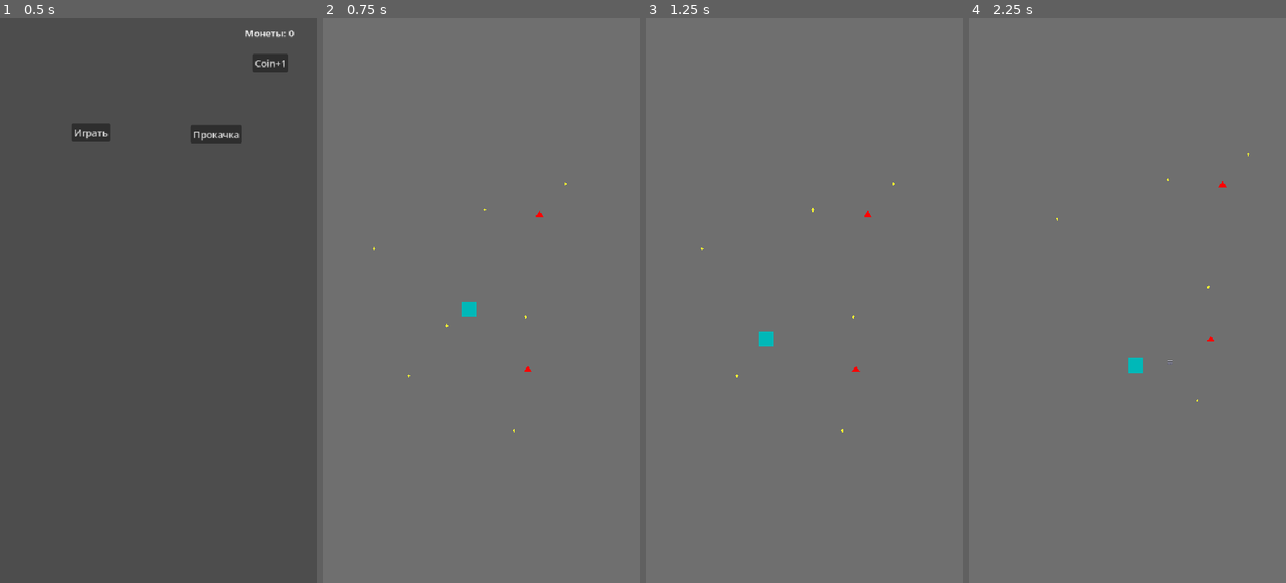
Above: before the commit, frames 1-4 (left to right).
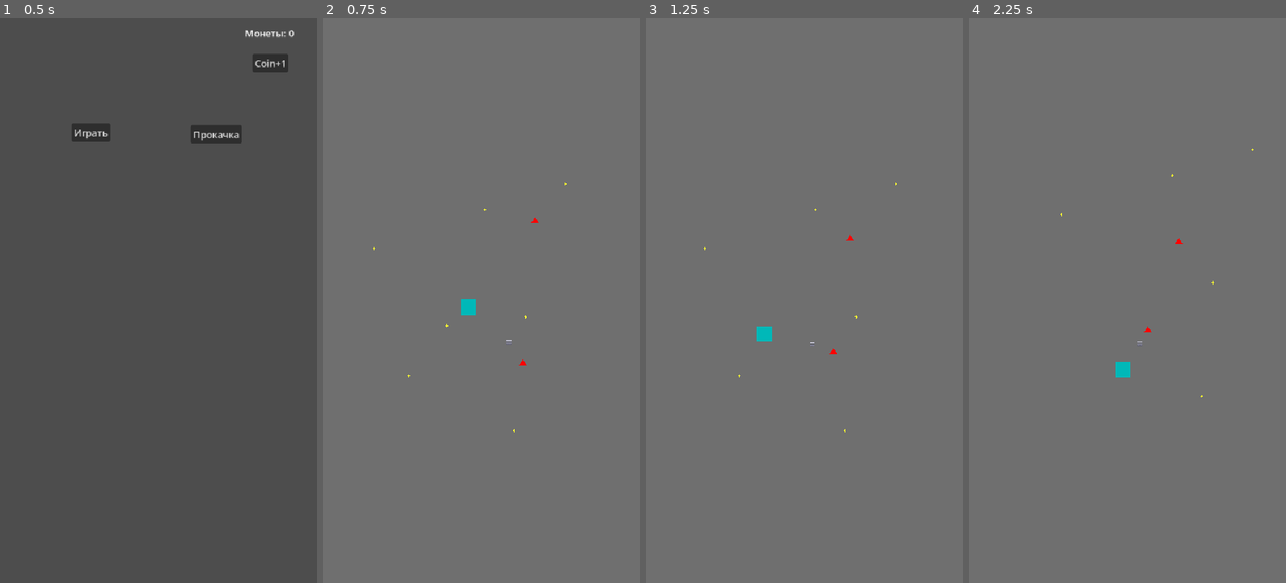
Above: after the commit, the same moments.

Repository: Optimist98/AI-Survivors
Game: Godot game, scene res://Scene/Main_menu.tscn
The game is run twice, just before and just after one commit, with the same random seed, the same clock (stepped at 60 frames per second) and the same inputs.
Inputs (mouse positions are in pixels of both pictures, inside the frame that each line leads up to):
- Up to frame 1 (0.5 s): no input
- Up to frame 2 (0.75 s): click "Играть" at 0.5 s
- Up to frame 3 (1.25 s): no input
- Up to frame 4 (2.25 s): move the mouse to (1197, 272) at 1.27 s; click (1197, 272) at 1.35 s; move the mouse to (1064, 328) at 2.02 s; click (1064, 328) at 2.1 s

Frame 1 is identical in both runs. In frame 2, 0.1% of the frame differs, in the area x 43-70%, y 34-63%; in frame 3, 0.2%; in frame 4, 0.3%, in the area x 27-90%, y 23-68%.

Commit message:
autoshooting

Diff:
--- a/Scene/Enemy.tscn
+++ /dev/null
@@ -1,17 +0,0 @@
-[gd_scene format=3 uid="uid://c2woau2a8dual"]
-
-[sub_resource type="CircleShape2D" id="CircleShape2D_34dev"]
-radius = 6.0
-
-[node name="Enemy" type="CharacterBody2D" unique_id=2094675423]
-position = Vector2(242, 295)
-
-[node name="Polygon2D" type="Polygon2D" parent="." unique_id=71863982]
-position = Vector2(0, -1.14441e-05)
-color = Color(1, 0, 0, 1)
-polygon = PackedVector2Array(0, -7, -7, 3, 0, 3, 7, 3)
-
-[node name="CollisionShape2D" type="CollisionShape2D" parent="." unique_id=759735850]
-shape = SubResource("CircleShape2D_34dev")
-
-[node name="Hitbox" type="Area2D" parent="." unique_id=1921591635]
--- a/Scene/Level1.tscn
+++ b/Scene/Level1.tscn
@@ -1,11 +1,9 @@
 [gd_scene format=3 uid="uid://c72dkdp6eqh43"]
 
 [ext_resource type="PackedScene" uid="uid://t54hvm2v42yj" path="res://Scene/Player.tscn" id="1_lmyl5"]
-[ext_resource type="Script" uid="uid://crf6wjlf1hghs" path="res://Scripts/Player.gd" id="2_mlbie"]
 [ext_resource type="PackedScene" uid="uid://bc3nno6demh3p" path="res://Scene/bullet.tscn" id="3_s3sxq"]
 [ext_resource type="PackedScene" uid="uid://m320mada21do" path="res://Scene/gem.tscn" id="4_5py54"]
-[ext_resource type="PackedScene" uid="uid://c2woau2a8dual" path="res://Scene/Enemy.tscn" id="5_1bjei"]
-[ext_resource type="Script" uid="uid://bh7ayw0m85821" path="res://Scripts/Enemy.gd" id="6_5g1s2"]
+[ext_resource type="PackedScene" uid="uid://c2woau2a8dual" path="res://enemies/Enemy.tscn" id="5_1bjei"]
 
 [sub_resource type="RectangleShape2D" id="RectangleShape2D_ilfgn"]
 size = Vector2(3000, 20)
@@ -24,7 +22,6 @@
 color = Color(0.435294, 0.435294, 0.435294, 1)
 
 [node name="Player" parent="." unique_id=106796341 groups=["player"] instance=ExtResource("1_lmyl5")]
-script = ExtResource("2_mlbie")
 bullet_scene = ExtResource("3_s3sxq")
 
 [node name="Camera2D" type="Camera2D" parent="Player" unique_id=78179809]
@@ -53,13 +50,11 @@
 [node name="Gem3" parent="." unique_id=650788895 instance=ExtResource("4_5py54")]
 position = Vector2(1317, 1412)
 
-[node name="Enemy" parent="." unique_id=1289450568 groups=["enemies"] instance=ExtResource("5_1bjei")]
+[node name="Enemy" parent="." unique_id=1289450568 groups=["enemy"] instance=ExtResource("5_1bjei")]
 position = Vector2(1599, 1355)
-script = ExtResource("6_5g1s2")
 
-[node name="Enemy2" parent="." unique_id=1549097031 groups=["enemies"] instance=ExtResource("5_1bjei")]
+[node name="Enemy2" parent="." unique_id=1549097031 groups=["enemy"] instance=ExtResource("5_1bjei")]
 position = Vector2(1579, 1618)
-script = ExtResource("6_5g1s2")
 
 [node name="EnemySpawner" type="Timer" parent="." unique_id=1139673458]
 
--- a/Scene/Player.tscn
+++ b/Scene/Player.tscn
@@ -1,13 +1,17 @@
 [gd_scene format=3 uid="uid://t54hvm2v42yj"]
+
+[ext_resource type="Script" uid="uid://crf6wjlf1hghs" path="res://Scripts/Player.gd" id="1_6l3be"]
 
 [sub_resource type="CircleShape2D" id="CircleShape2D_fniaf"]
 radius = 14.0
 
 [sub_resource type="CircleShape2D" id="CircleShape2D_ojul4"]
-radius = 100.0
+radius = 250.0
 
 [node name="Player" type="CharacterBody2D" unique_id=773232642]
 position = Vector2(1500, 1500)
+collision_mask = 2
+script = ExtResource("1_6l3be")
 
 [node name="Polygon2D" type="Polygon2D" parent="." unique_id=1313404270]
 position = Vector2(-1.52588e-05, -1.52588e-05)
@@ -22,3 +26,11 @@
 
 [node name="CollisionShape2D" type="CollisionShape2D" parent="Radar" unique_id=1575942098]
 shape = SubResource("CircleShape2D_ojul4")
+
+[node name="EnemyRadar" type="Area2D" parent="." unique_id=269722647]
+
+[node name="CollisionShape2D" type="CollisionShape2D" parent="EnemyRadar" unique_id=978350476]
+shape = SubResource("CircleShape2D_ojul4")
+
+[connection signal="body_entered" from="EnemyRadar" to="." method="_on_enemy_radar_body_entered"]
+[connection signal="body_exited" from="EnemyRadar" to="." method="_on_enemy_radar_body_exited"]
--- a/Scene/bullet.tscn
+++ b/Scene/bullet.tscn
@@ -15,3 +15,5 @@
 
 [node name="CollisionShape2D" type="CollisionShape2D" parent="." unique_id=1735713045]
 shape = SubResource("CircleShape2D_0swlc")
+
+[connection signal="body_entered" from="." to="." method="_on_body_entered"]
--- a/Scripts/Player.gd
+++ b/Scripts/Player.gd
@@ -12,10 +12,12 @@
 var interest = [0, 0, 0, 0, 0, 0, 0, 0]
 
 @onready var radar = $Radar
+@onready var enemy_radar = $EnemyRadar
 
 func _ready():
  for i in range(directions.size()):
   directions[i] = directions[i].normalized()
+ print($EnemyRadar)
 
 func _physics_process(_delta):
  get_danger_weights()
@@ -70,13 +72,64 @@
                     interest[i] = dot * 1.5
 
 @export var bullet_scene: PackedScene  # 👈 ВОТ ЭТО ОБЯЗАТЕЛЬНО
+#Стрельба
+var enemies: Array = []
+@export var bullet: PackedScene
+@export var shoot_interval := 0.5
 
+var can_shoot := true
 func _process(delta):
-    if Input.is_action_just_pressed("shoot"):
-        shoot()
+    auto_shoot()
+    #автострельба
+func auto_shoot():
+    print("enemies:", enemies.size())
+    if !can_shoot:
+        return
 
-func shoot():
+    var enemy = get_nearest_enemy()
+    if enemy == null:
+        return
+
+    shoot(enemy)
+
+    can_shoot = false
+    await get_tree().create_timer(shoot_interval).timeout
+    can_shoot = true
+    #Выстрел
+func shoot(enemy):
     var bullet = bullet_scene.instantiate()
+
     bullet.global_position = global_position
+
+    var dir = (enemy.global_position - global_position).normalized()
+    bullet.direction = dir
+
     get_tree().current_scene.add_child(bullet)
-    print("shoot")
+
+    print("auto shoot")
+
+#Радар противников
+
+
+
+func _on_enemy_radar_body_entered(body):
+    print("DETECT2:", body.name)
+    if body.is_in_group("enemies"):
+        enemies.append(body)
+
+func _on_enemy_radar_body_exited(body):
+    enemies.erase(body)
+
+    #Поиск ближайшего в радаре противника
+func get_nearest_enemy():
+    var nearest = null
+    var min_dist = INF
+
+    for body in enemy_radar.get_overlapping_bodies():
+        if body.is_in_group("enemies"):
+            var dist = global_position.distance_to(body.global_position)
+            if dist < min_dist:
+                min_dist = dist
+                nearest = body
+
+    return nearest
--- a/Scripts/bullet.gd
+++ b/Scripts/bullet.gd
@@ -5,3 +5,10 @@
 
 func _process(delta):
     position += direction * speed * delta
+
+@export var damage := 25
+
+func _on_body_entered(body):
+    if body.is_in_group("enemies"):
+        body.take_damage(damage)
+        queue_free()
--- a/Scripts/Enemy.gd
+++ b/enemies/Enemy.gd
@@ -8,3 +8,20 @@
     if player:
         velocity = (player.global_position - global_position).normalized() * speed
         move_and_slide()
+
+@export var max_health := 100
+var health := 100
+
+func _ready():
+    add_to_group("enemies")
+    health = max_health
+
+func take_damage(damage: int):
+    health -= damage
+    print("HP:", health)
+
+    if health <= 0:
+        die()
+
+func die():
+    queue_free()
--- /dev/null
+++ b/enemies/Enemy.tscn
@@ -0,0 +1,20 @@
+[gd_scene format=3 uid="uid://c2woau2a8dual"]
+
+[ext_resource type="Script" uid="uid://bh7ayw0m85821" path="res://enemies/Enemy.gd" id="1_xkw1x"]
+
+[sub_resource type="CircleShape2D" id="CircleShape2D_6l3be"]
+
+[node name="Enemy" type="CharacterBody2D" unique_id=2094675423 groups=["enemies"]]
+position = Vector2(242, 295)
+script = ExtResource("1_xkw1x")
+
+[node name="Polygon2D" type="Polygon2D" parent="." unique_id=71863982]
+position = Vector2(0, -1.14441e-05)
+color = Color(1, 0, 0, 1)
+polygon = PackedVector2Array(0, -7, -7, 3, 0, 3, 7, 3)
+
+[node name="CollisionShape2D" type="CollisionShape2D" parent="." unique_id=759735850 groups=["enemy"]]
+shape = SubResource("CircleShape2D_6l3be")
+
+[node name="Hitbox" type="Area2D" parent="." unique_id=1921591635]
+collision_layer = 2
--- /dev/null
+++ b/enemies/enemy_t.tscn
@@ -0,0 +1,3 @@
+[gd_scene format=3 uid="uid://dwjf01180q4ri"]
+
+[node name="EnemyT" type="Node2D" unique_id=1360973312]
Renamed: Enemy.gd.uid -> enemies/Enemy.gd.uid
